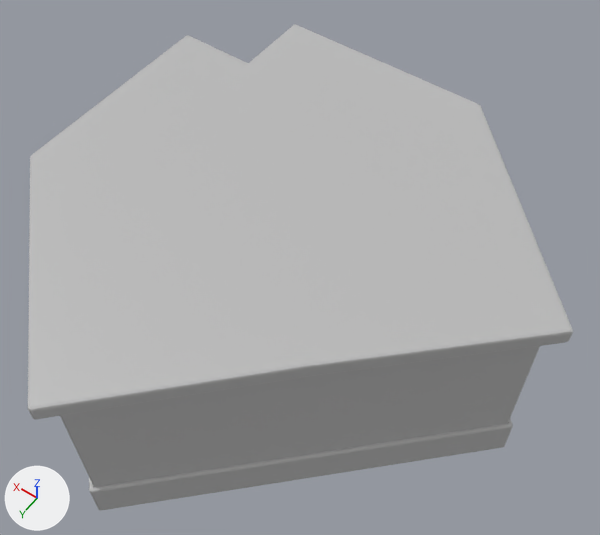
What one commit did to the FBX model Assets/Luke/Cloister Assets/Wall_Corner.fbx.
Both versions are drawn from a 50 mm camera at (-0.126, 0.155, 0.295) aimed at (-0.008, -0.011, 0.034). Every picture has the same lights, and +X, +Y and +Z are marked at lower left. Where no turn or scale is listed for an object, it has been applied to the vertices.

The older version as bpy lines, for what is in view:
```python
me_mesh = bpy.data.meshes.new('Mesh')
me_mesh.from_pydata(...)  # 183 vertices, 132 faces; spans x -0.101..0.102, y -0.102..0.101, z -0.05..0.039
me_mesh.materials.append(mat_lambert1)  # grey #bcbcbc
ob_wall_corner = bpy.data.objects.new('Wall_Corner', me_mesh)
ob_wall_corner.location = (-0.0098, 0.0029, 0.0305)
```
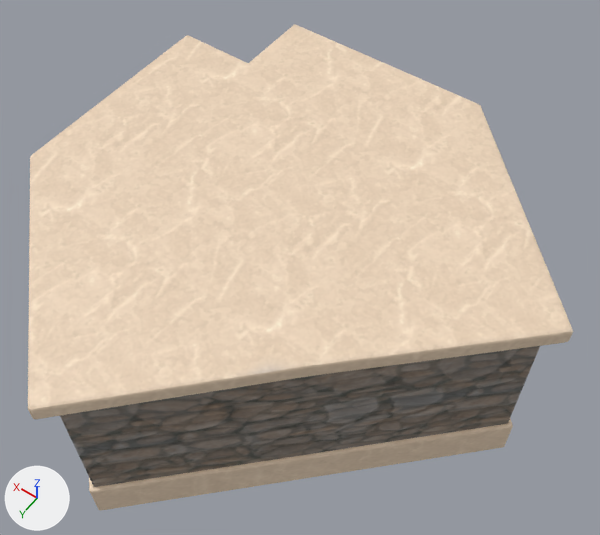
The newer file is also rescaled (x8.944), turned or shifted as a whole; pictures and numbers use the older file's frame.

What differs and where, as boxes [x1, y1, x2, y2] in the pictures (600 x 535 px):
'Wall_Corner', recoloured (grey to beige)
    both: [28, 24, 573, 510]

Patch to the scene script:
```diff
--- a/Assets/Luke/Cloister Assets/Wall_Corner.fbx.py
+++ b/Assets/Luke/Cloister Assets/Wall_Corner.fbx.py
@@ img_wall_corner_wall_corner_basecolor_png @@
+img_wall_corner_wall_corner_basecolor_png = load_image('Wall_Corner_Wall Corner_BaseColor.png', 'Textures/Wall_Corner_Wall Corner_BaseColor.png', 2048, 2048, 'sRGB')
@@ img_wall_corner_wall_corner_normal_png @@
+img_wall_corner_wall_corner_normal_png = load_image('Wall_Corner_Wall Corner_Normal.png', 'Textures/Wall_Corner_Wall Corner_Normal.png', 2048, 2048, 'Non-Color')
@@ mat_wall_corner @@
+mat_wall_corner = bpy.data.materials.new('Wall_Corner')
+# uses the picture img_wall_corner_wall_corner_basecolor_png
+# uses the picture img_wall_corner_wall_corner_normal_png
@@ me_mesh @@
 me_mesh.from_pydata(...)  # 183 vertices, 132 faces; spans x -0.101..0.102, y -0.102..0.101, z -0.05..0.039
-me_mesh.materials.append(mat_lambert1)  # grey #bcbcbc
+me_mesh.materials.append(mat_wall_corner)
```
